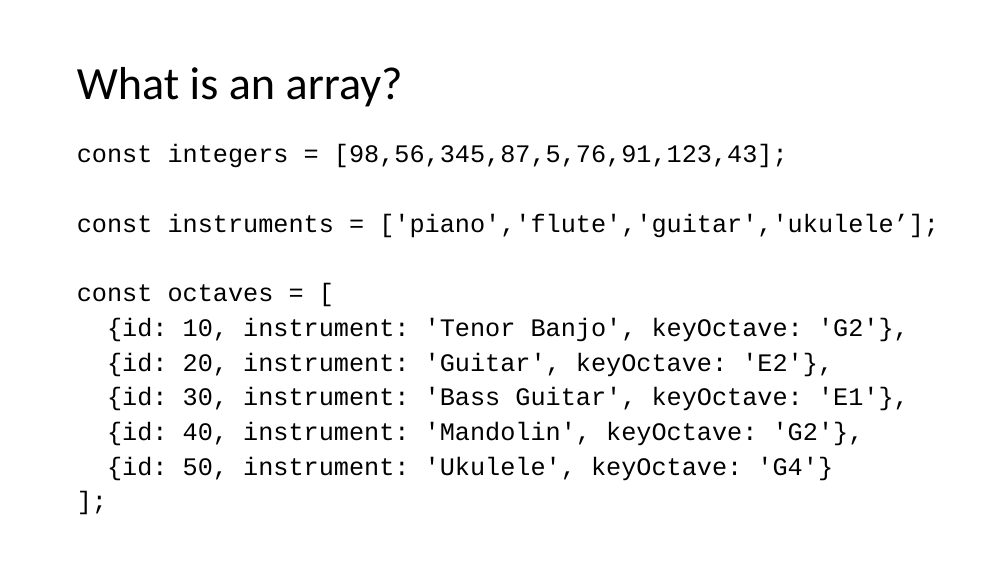
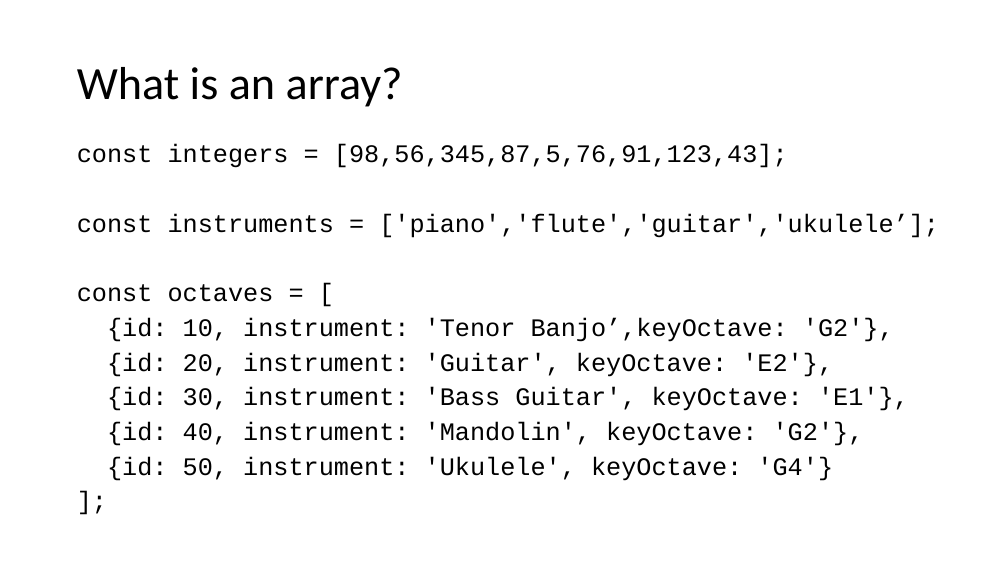
Before and after one commit to prawstho/IntroToWebDev, a slide deck: slide 2 of Class8/Week 8 JSON Arrays Functions Files.pptx. Drawn at 1008x567 pixels with LibreOffice and Linux fonts; fonts in the diff are those of the drawing. Boxes give left, top, right and bottom in pixels: in the first picture for what was removed or moved away, otherwise in the second. Text is boxed around its words. In the diff, an @@ line names an element or a change of style, - is before the commit and + after.

Commit message:
thursday lecture given

```diff
--- a/Class8/Week 8 JSON Arrays Functions Files.pptx
+++ b/Class8/Week 8 JSON Arrays Functions Files.pptx
@@ text at bbox=[107, 317, 894, 342]: text changed @@
-{id: 10, instrument: 'Tenor Banjo', keyOctave: 'G2'},
+{id: 10, instrument: 'Tenor Banjo’,keyOctave: 'G2'},
```
Also in this commit, not shown: 8 other files.
